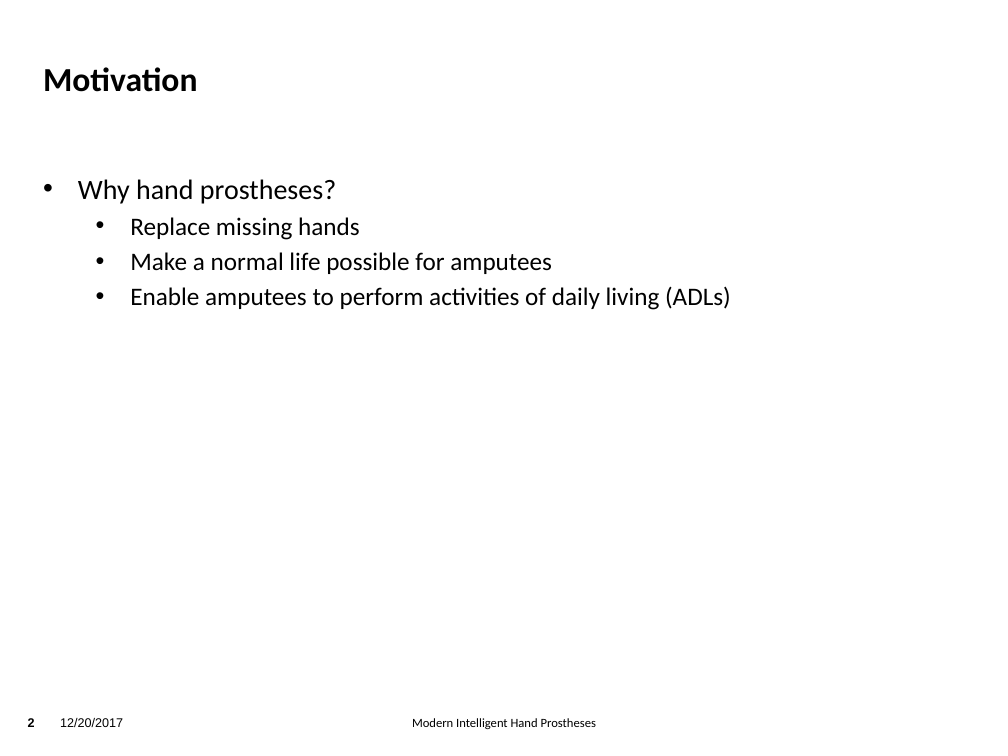
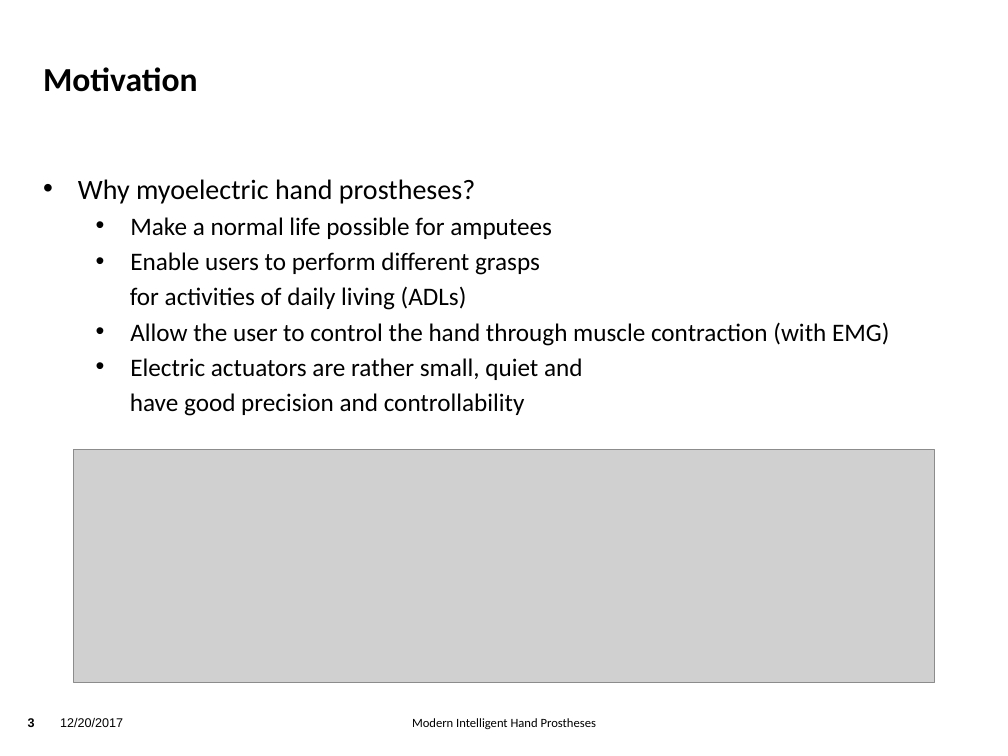
Before and after one commit to TsStocker/HumanoideRobotik, a slide deck: slide 3 of Vortrag/Vortrag.pptx (slide 2 before the commit). Drawn at 1008x756 pixels with LibreOffice and Linux fonts; fonts in the diff are those of the drawing; grey boxes stand for pictures; background and template pictures are left out. Boxes give left, top, right and bottom in pixels: in the first picture for what was removed or moved away, otherwise in the second. Text is boxed around its words. In the diff, an @@ line names an element or a change of style, - is before the commit and + after.

```diff
--- a/Vortrag/Vortrag.pptx
+++ b/Vortrag/Vortrag.pptx
@@ text at <box>78,179,475,204</box>: text changed; size 18 to 20 pt @@
-• Why hand prostheses?
-  • Replace missing hands
+• Why myoelectric hand prostheses?
@@ text at <box>130,252,889,416</box>: text changed @@
-  • Enable amputees to perform activities of daily living (ADLs)
+  • Enable users to perform different grasps
+  for activities of daily living (ADLs)
+  • Allow the user to control the hand through muscle contraction (with EMG)
+  • Electric actuators are rather small, quiet and
+  have good precision and controllability
@@ picture added at <box>74,450,934,682</box> @@
```
Also in this commit, not shown: 1 other slide changed, 18 slides added, 1 slide removed, 4 other files.
